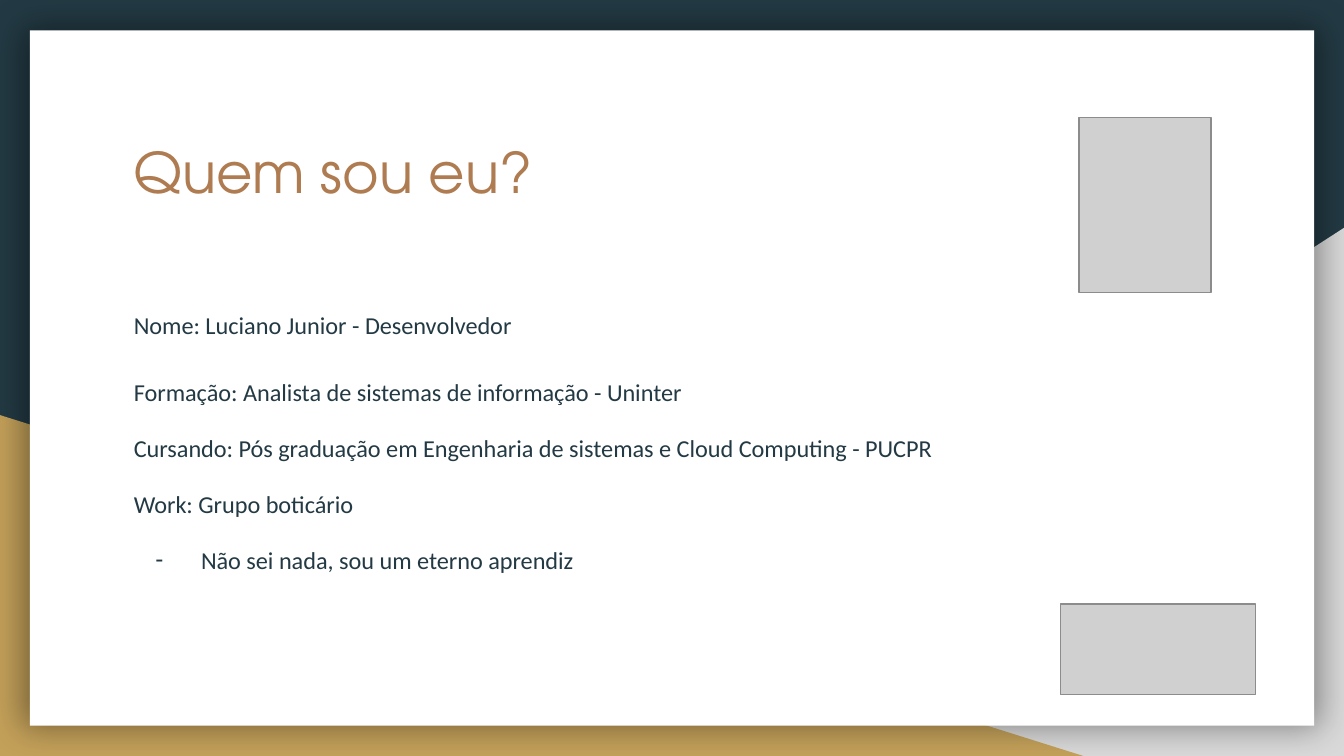
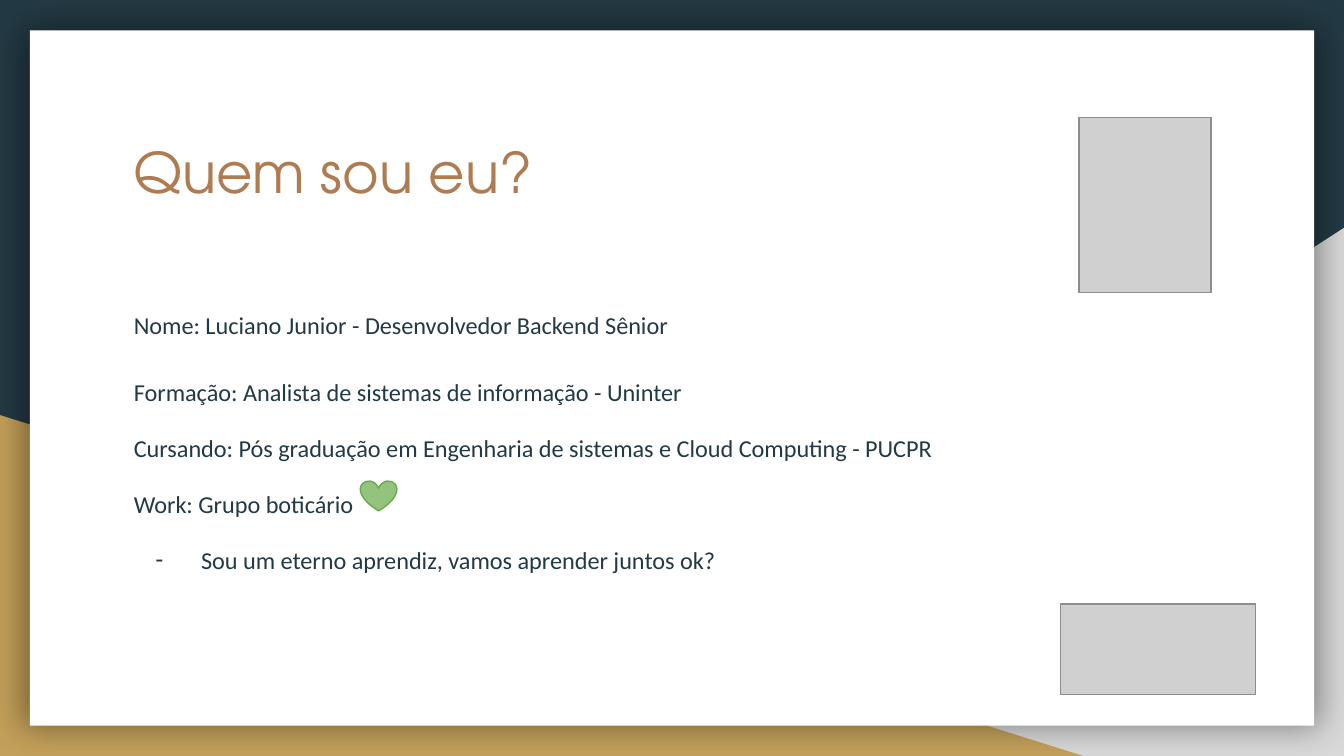
Before and after one commit to luciano-freitas/microservice-with-nestjs, a slide deck: slide 2 of Apresentação de microserviços com nestjs.pptx. Drawn at 1344x756 pixels with LibreOffice and Linux fonts; fonts in the diff are those of the drawing; grey boxes stand for pictures. Boxes give left, top, right and bottom in pixels: in the first picture for what was removed or moved away, otherwise in the second. Text is boxed around its words. In the diff, an @@ line names an element or a change of style, - is before the commit and + after.

Commit message:
Apresentation

```diff
--- a/Apresentação de microserviços com nestjs.pptx
+++ b/Apresentação de microserviços com nestjs.pptx
@@ text at [134,317,682,405]: text changed @@
-Nome: Luciano Junior - Desenvolvedor
-Formação: Analista de sistemas de informação - Uninter
+Nome: Luciano Junior - Desenvolvedor Backend Sênior
+Formação: Analista de sistemas de informação - Uninter
@@ heart added at [360,481,396,512], fill #93C47D, outline #6AA84F 0.75 pt @@
@@ text at [201,552,715,573]: text changed @@
-– Não sei nada, sou um eterno aprendiz
+– Sou um eterno aprendiz, vamos aprender juntos ok?
```
